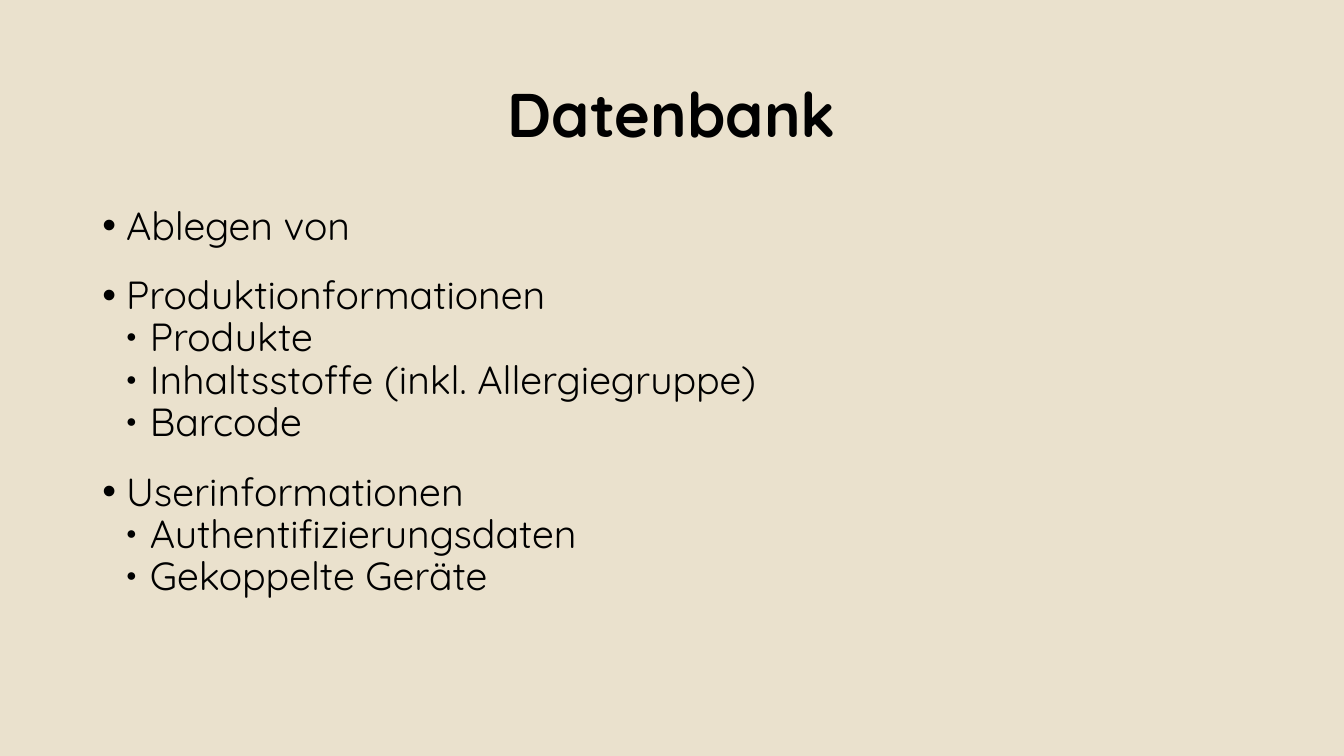
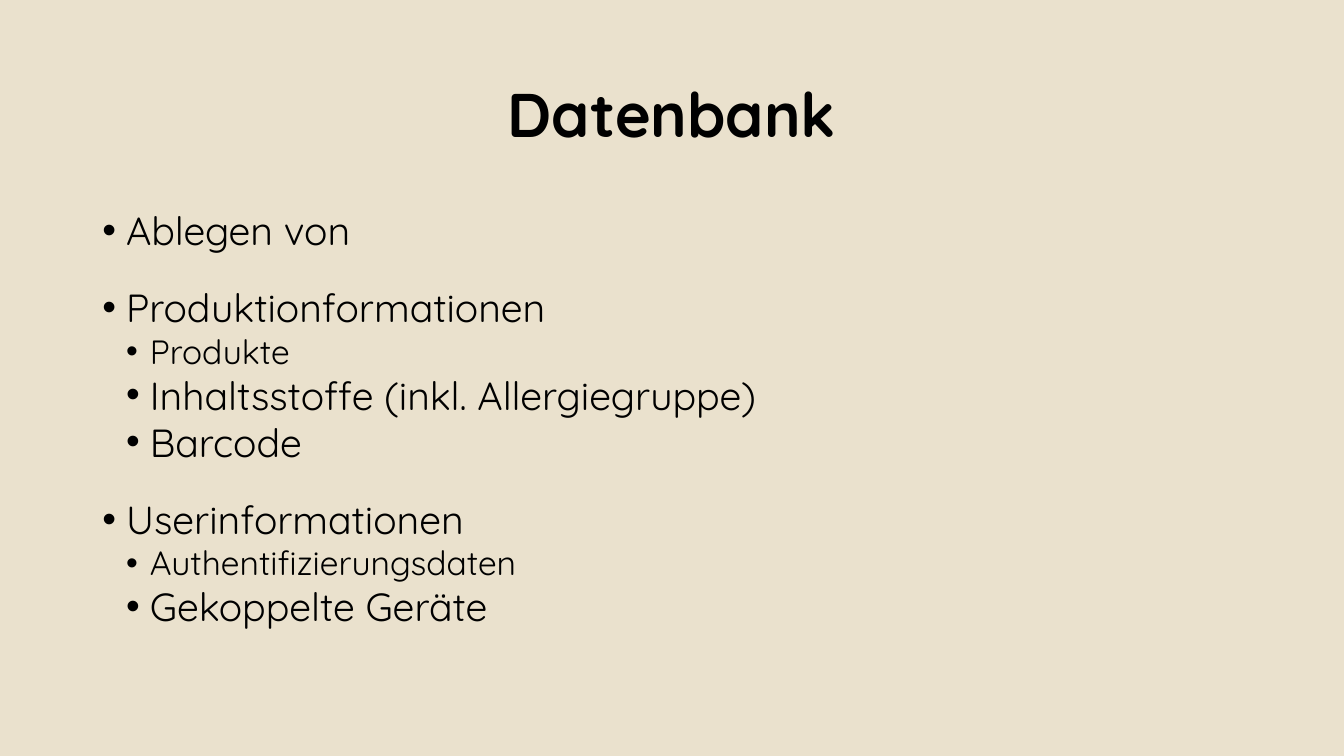
Before and after one commit to Alergeek/Dokumentation, a slide deck: slide 21 of Docs/AbschlussPräsi_lo.pptx (slide 20 before the commit). Drawn at 1344x756 pixels with LibreOffice and Linux fonts; fonts in the diff are those of the drawing; background and template pictures are left out. Boxes give left, top, right and bottom in pixels: in the first picture for what was removed or moved away, otherwise in the second. Text is boxed around its words. In the diff, an @@ line names an element or a change of style, - is before the commit and + after.

```diff
--- a/Docs/AbschlussPräsi_lo.pptx
+++ b/Docs/AbschlussPräsi_lo.pptx
@@ text "Ablegen von" at [126,216,756,629]: size 28 to 24 pt in "Produkte", "Authentifizierungsdaten"; line spacing 0.9 to 1; bullet ● to • @@
```
Also in this commit, not shown: 2 other slides changed, 3 slides added, 2 slides removed.
